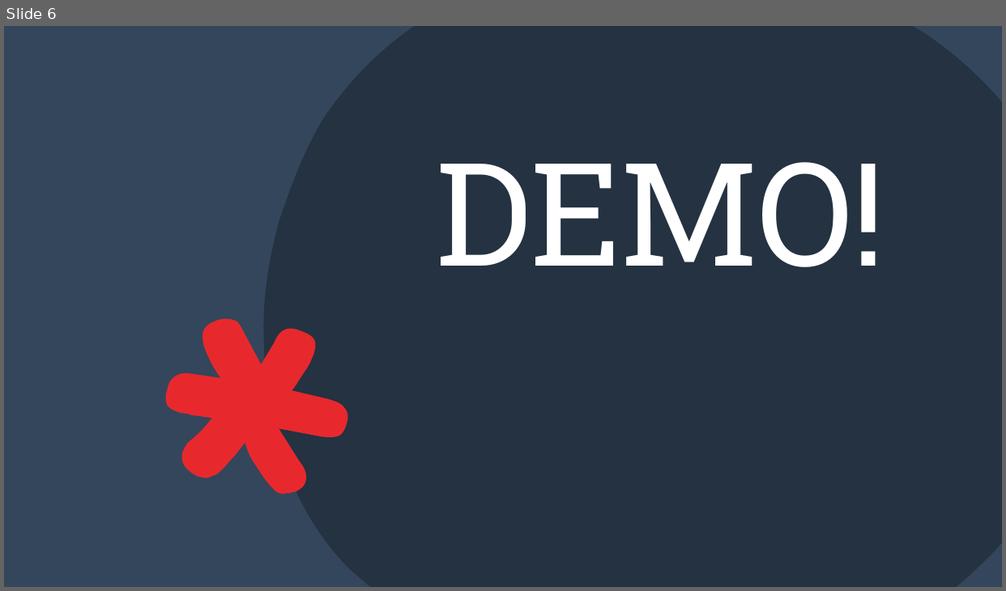
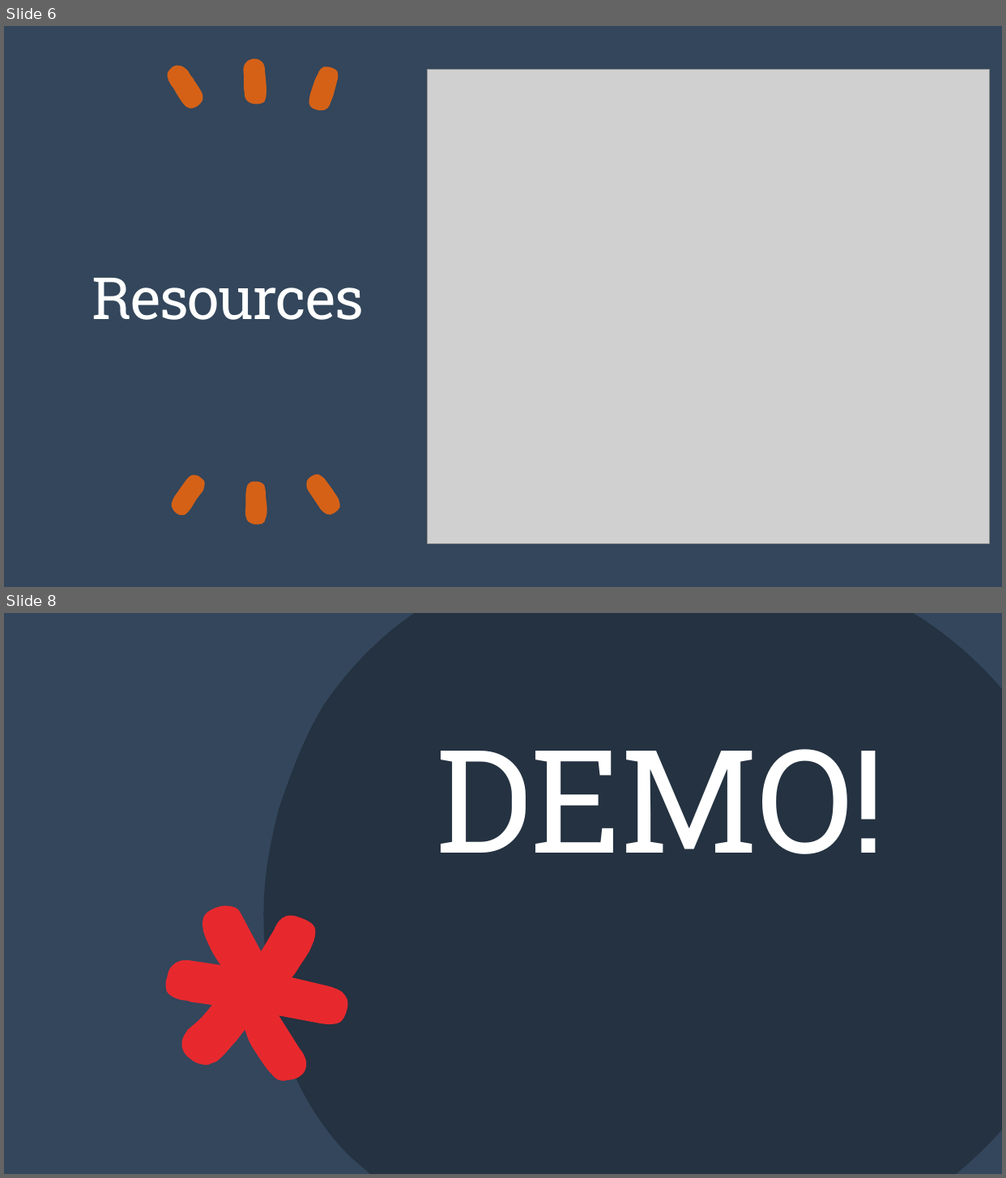
Before and after one commit to hc-sc-ocdo-bdpd/testing-demo, a slide deck: Test Driven Development in Python.pptx. Shown one above the other, each under a label of ours: slide 6 before the commit, slides 6 and 8 after it; the slides between them are not shown. The pictures are 1006x591 and 1006x1178 pixels, drawn with LibreOffice and Linux fonts; fonts in the diff are those of the drawing; grey boxes stand for pictures. Boxes give left, top, right and bottom in pixels: in the first picture for what was removed or moved away, otherwise in the second. Text is boxed around its words. In the diff, an @@ line names an element or a change of style, - is before the commit and + after.

```diff
--- a/Test Driven Development in Python.pptx
+++ b/Test Driven Development in Python.pptx
@@ slide 6 added at (4, 26, 1002, 587), background #243241 @@
@@ rectangle added at (4, 26, 1002, 587), fill #33465B @@
@@ freeform shape added at (232, 49, 275, 109), fill #D56117 @@
@@ freeform shape added at (162, 63, 208, 111), fill #D56117 @@
@@ freeform shape added at (308, 65, 340, 113), fill #D56117 @@
@@ picture added at (427, 70, 989, 544) @@
@@ title added at (92, 278, 364, 320), 56 pt, text #FFFFFF @@
+Resources
@@ freeform shape added at (165, 472, 211, 518), fill #D56117 @@
@@ freeform shape added at (245, 482, 266, 525), fill #D56117 @@
@@ freeform shape added at (300, 472, 347, 518), fill #D56117 @@
@@ what was slide 6 is now slide 8 @@
```
Also in this commit, not shown: 4 slides changed, 2 other slides added, 2 slides removed.
